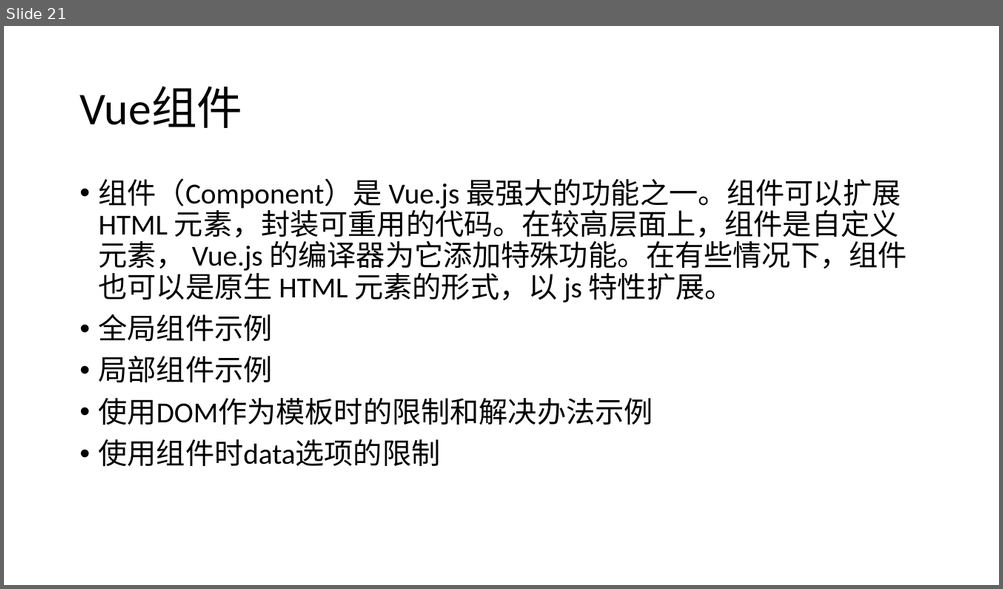
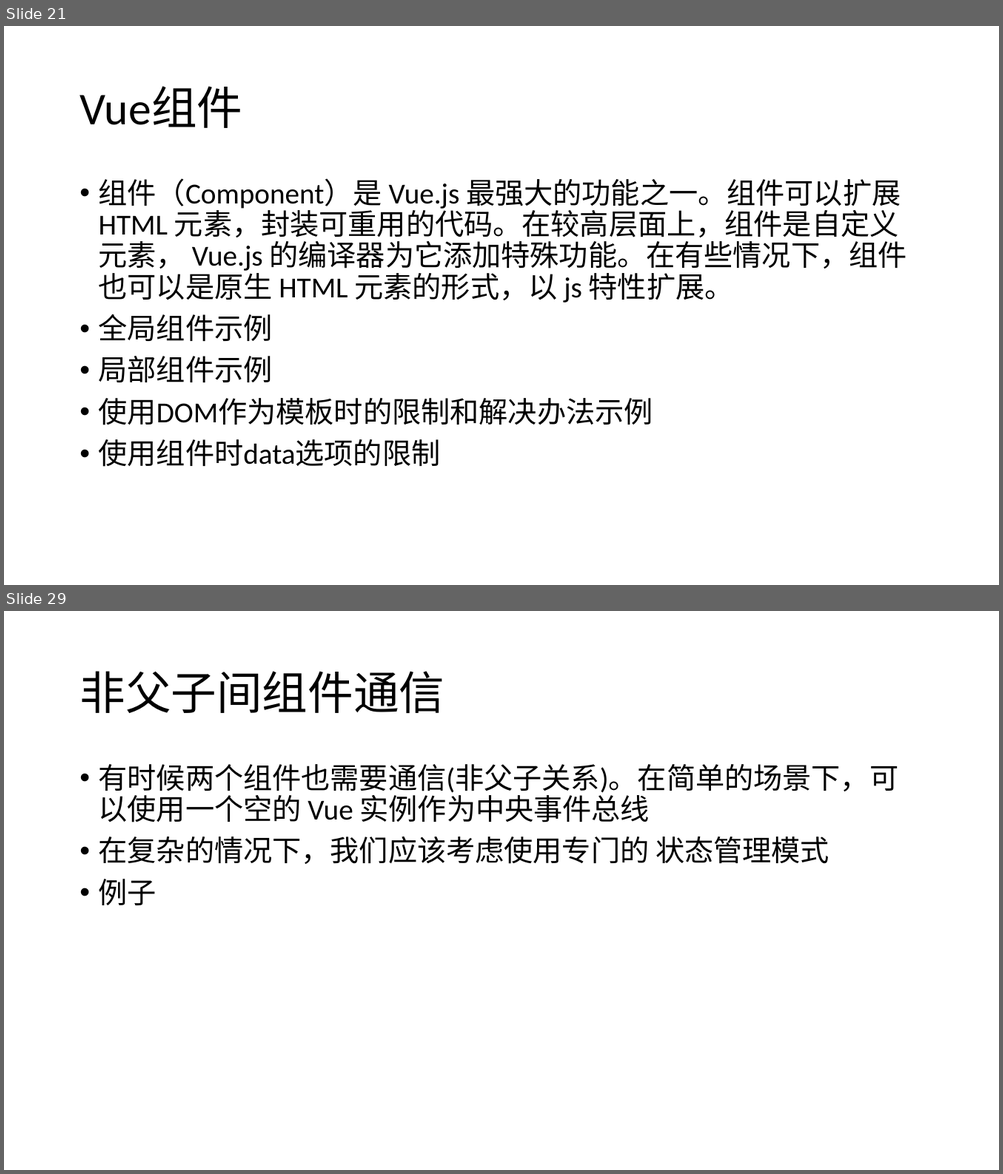
Before and after one commit to YSMJ1994/study, a slide deck: study_Vue/学习Vue.pptx. Shown one above the other, each under a label of ours: slide 21 before the commit, slides 21 and 29 after it; the slides between them are not shown. The pictures are 1003x589 and 1003x1174 pixels, drawn with LibreOffice and Linux fonts; fonts in the diff are those of the drawing. Boxes give left, top, right and bottom in pixels: in the first picture for what was removed or moved away, otherwise in the second. Text is boxed around its words. In the diff, an @@ line names an element or a change of style, - is before the commit and + after.

```diff
--- a/study_Vue/学习Vue.pptx
+++ b/study_Vue/学习Vue.pptx
@@ slide 29 added at box(4, 611, 999, 1170), background #FFFFFF @@
@@ title added at box(79, 671, 444, 713), 44 pt, text #000000 @@
+非父子间组件通信
@@ text added at box(99, 764, 899, 906), 28 pt, text #000000 @@
+• 有时候两个组件也需要通信(非父子关系)。在简单的场景下，可以使用一个空的 Vue 实例作为中央事件总线
+• 在复杂的情况下，我们应该考虑使用专门的 状态管理模式
+• 例子
```
Also in this commit, not shown: 3 slides changed, 7 other slides added, 12 other files.
